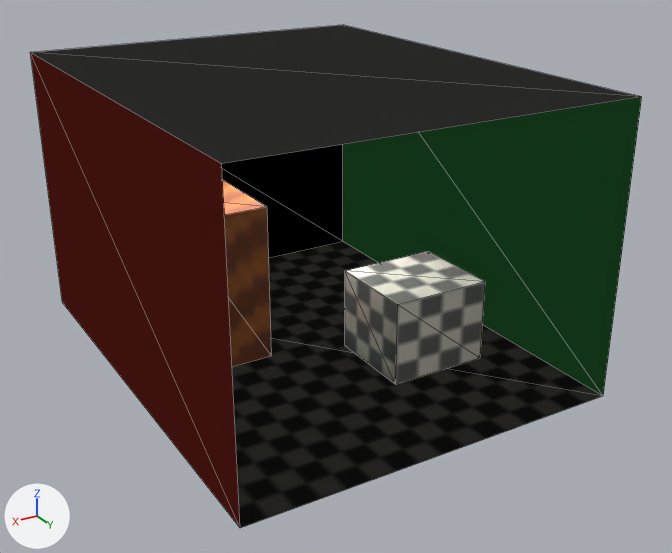
Two versions of the glTF model scenes/cornell-box.gltf, one commit apart.
Before and after are seen from a 50 mm lens placed at (4.45, 6.57, 4.77), pointed at (-0.16, -1.12, 0.93). The lights are fixed; the arrows at lower left show +X, +Y and +Z. The picture after the commit comes second. Mesh edges are drawn as thin lines. Vertices at exactly the same position are counted once.

Names of what the first picture shows: 'Textured Cornell Box'.
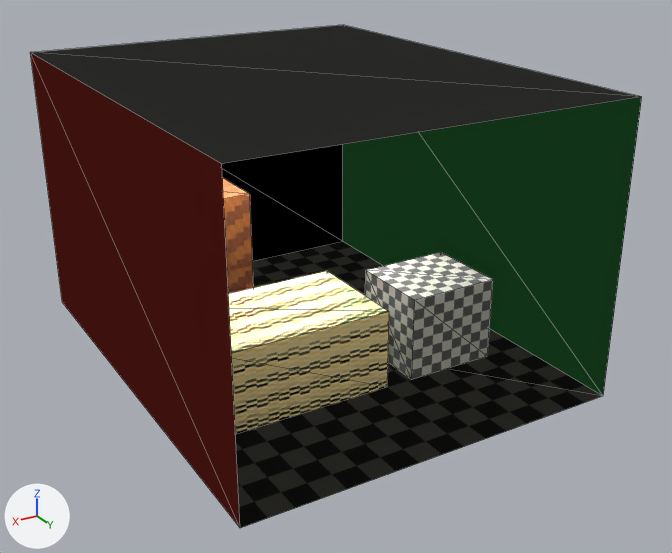
Boxes [x1, y1, x2, y2] around the edits, measured in the pictures (672 x 553 px):
part 1 of me_textured_cornell_box_mesh, added (brown)
    after: [223, 178, 254, 294]
part 2 of me_textured_cornell_box_mesh, surface changed
    before: [223, 180, 485, 385]
    after: [228, 252, 493, 435]
part 3 of me_textured_cornell_box_mesh, recoloured
    before: [223, 180, 272, 367]
    after: [228, 271, 389, 435]

What changed in the scene script:
```text
Add img_metallic_roughness_bands:
    img_metallic_roughness_bands = load_image('metallic-roughness-bands', '_unpacked/metallic-roughness-bands', 32, 32, 'Non-Color')
Add mat_metallic_roughness_test:
    mat_metallic_roughness_test = bpy.data.materials.new('Metallic Roughness Test')
    # colours: beige #f9e5a6
    # uses the picture img_metallic_roughness_bands
Change me_textured_cornell_box_mesh:
    used by ob_textured_cornell_box; location = (0.0, 0.0, 0.0)
    remove me_textured_cornell_box_mesh.from_pydata(...)  # 28 vertices, 36 faces; spans x -2.0..2.0, y -4.0..1.0, z 0.0..3.0
    add me_textured_cornell_box_mesh.from_pydata(...)  # 36 vertices, 48 faces; spans x -2.0..2.0, y -4.0..1.0, z 0.0..3.0
    me_textured_cornell_box_mesh part 1: a new loose piece, a box spanning x 0.35..1.35, y -3.05..-2.05, z 0.0..1.65, in mat_wood_texture (picture img_wood_grain)
    me_textured_cornell_box_mesh part 2: 24 kept faces spanning x -1.55..1.55, y -1.45..-0.25, z 0.0..0.9 get new texture (UV) coordinates
    me_textured_cornell_box_mesh part 3: 12 faces spanning x -0.25..1.55, y -1.45..-0.25, z 0.0..0.85 switch from mat_wood_texture (picture img_wood_grain) to mat_metallic_roughness_test
    other edits to the shape of me_textured_cornell_box_mesh do not show in these pictures
```
